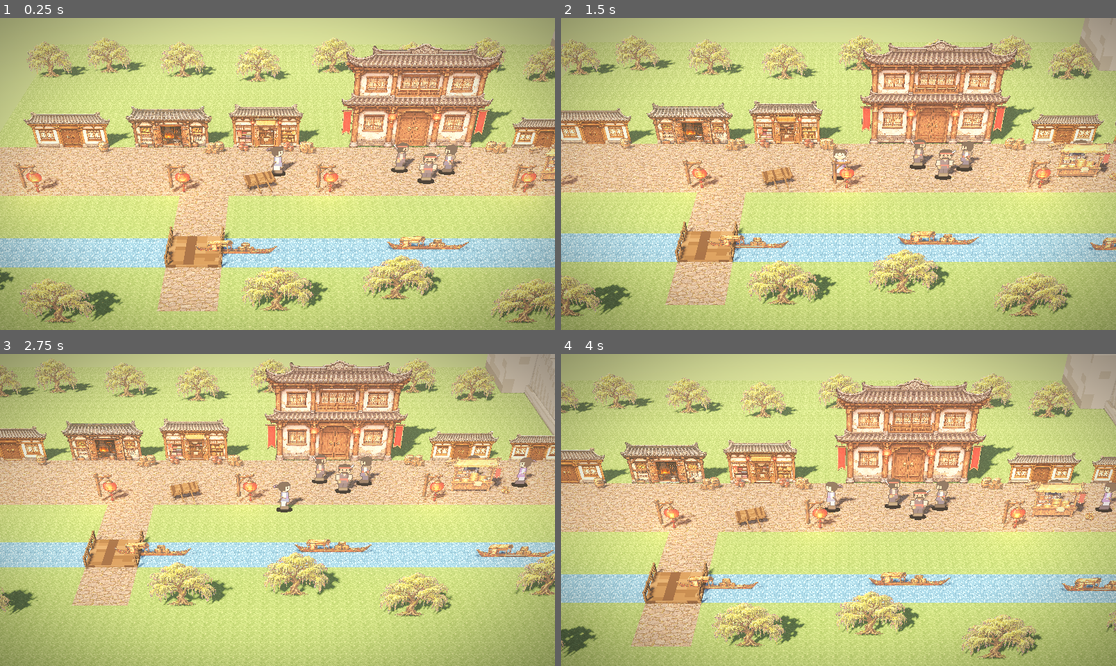
Above: before the commit, frames 1-4 (two rows, left to right).
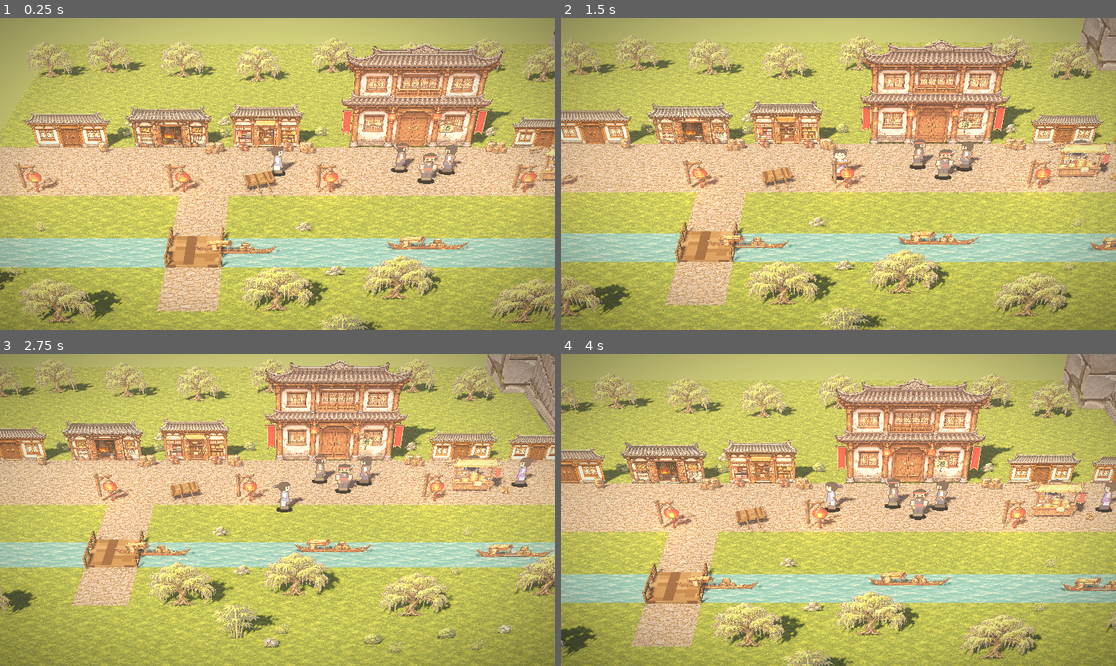
Above: after the commit, the same moments.

Repository: zaz-nlu/Hero-xiaoyao
Game: Godot game, scene res://ui/game.tscn
Two runs of this game, one before a commit and one after it. Both use one fixed random seed, a clock stepped at 60 frames per second and the inputs below.
Inputs (mouse positions are in pixels of both pictures, inside the frame that each line leads up to):
- Up to frame 1 (0.25 s): no input
- Up to frame 2 (1.5 s): tap Enter (ui_accept) at 0.5, 0.77 s; move the mouse to (960, 158) at 0.52 s; hold D (move_right) 0.53-1.28 s; tap E (interact) at 0.6 s; click (960, 158) at 0.67 s; move the mouse to (727, 189) at 1.27 s; hold S (move_down) from 1.28 s (still down); tap 1 at 1.35 s
- Up to frame 3 (2.75 s): tap Enter (ui_accept) at 1.52 s; move the mouse to (333, 441) at 2.02 s; release S (move_down) at 2.03 s; hold D (move_right) from 2.03 s (still down); tap 2 at 2.1 s
- Up to frame 4 (4 s): move the mouse to (810, 572) at 2.77 s; release D (move_right) at 2.78 s; hold W (move_up) 2.78-3.53 s; tap 3 at 2.85 s; click (810, 572) at 2.92 s; tap Enter (ui_accept) at 3.02, 3.77 s; move the mouse to (1005, 556) at 3.52 s; hold A (move_left) from 3.53 s (still down); tap 4 at 3.6 s

The runs differ from the first frame. In frame 1, 52% of the frame differs, in the area x 0-100%, y 0-100%; in frame 2, 52%; in frame 3, 56%; in frame 4, 53%.

Commit message:
feat: second AI art batch in town (grass, water, stone, tavern sign, bushes/bamboo/rocks, mountain backdrop)
Co-Authored-By: Claude Sonnet 5.5 <noreply@anthropic.com>

Diff:
--- a/godot/data/town.json
+++ b/godot/data/town.json
@@ -62,7 +62,35 @@
     {"kind": "stone_lantern", "x": 30.6, "z": -1.6},
     {"kind": "boat", "x": -9.0, "z": 10.6},
     {"kind": "boat", "x": 5.0, "z": 10.2},
-    {"kind": "boat", "x": 19.0, "z": 10.8}
+    {"kind": "boat", "x": 19.0, "z": 10.8},
+    {"kind": "shrub", "x": -20.2, "z": -4.8},
+    {"kind": "rocks", "x": -19.8, "z": -6.4},
+    {"kind": "shrub", "x": -11.0, "z": -4.6},
+    {"kind": "rocks", "x": -11.0, "z": -6.6},
+    {"kind": "shrub", "x": -2.0, "z": -4.8},
+    {"kind": "rocks", "x": 13.6, "z": -4.8},
+    {"kind": "grass_tuft", "x": -24.0, "z": 8.2},
+    {"kind": "rocks", "x": -4.0, "z": 8.2},
+    {"kind": "grass_tuft", "x": 16.0, "z": 8.2},
+    {"kind": "grass_tuft", "x": -24.5, "z": 12.8},
+    {"kind": "rocks", "x": -2.0, "z": 12.8},
+    {"kind": "grass_tuft", "x": 14.0, "z": 12.8},
+    {"kind": "shrub", "x": -29.0, "z": 18.8},
+    {"kind": "peony", "x": -27.6, "z": 19.4},
+    {"kind": "grass_tuft", "x": -28.4, "z": 17.7},
+    {"kind": "chrysanthemum", "x": -22.6, "z": 19.0},
+    {"kind": "grass_tuft", "x": -20.9, "z": 20.0},
+    {"kind": "shrub", "x": -21.4, "z": 18.3},
+    {"kind": "bamboo", "x": -2.0, "z": 19.0},
+    {"kind": "peony", "x": 0.2, "z": 19.8},
+    {"kind": "grass_tuft", "x": 1.0, "z": 18.6},
+    {"kind": "shrub", "x": 12.0, "z": 19.0},
+    {"kind": "grass_tuft", "x": 13.8, "z": 20.0},
+    {"kind": "chrysanthemum", "x": 16.0, "z": 18.6},
+    {"kind": "rocks", "x": 22.0, "z": 16.4},
+    {"kind": "shrub", "x": 24.0, "z": 17.8},
+    {"kind": "shrub", "x": 7.0, "z": 19.5},
+    {"kind": "grass_tuft", "x": 8.4, "z": 20.2}
   ],
   "npcs": [
     {"id": "bun_vendor", "sprite": "vendor", "name": "包子摊老板", "x": 18.0, "z": 0.6, "facing": "down"},
--- a/godot/tests/test_ai_assets.gd
+++ b/godot/tests/test_ai_assets.gd
@@ -1,6 +1,12 @@
 extends "res://tests/test_case.gd"
 
 const AiAssets = preload("res://world/ai_assets.gd")
+const TownData = preload("res://world/town_data.gd")
+
+const TOWN_PATH := "res://data/town.json"
+const DECOR_KINDS: Array[String] = [
+	"shrub", "grass_tuft", "peony", "chrysanthemum", "bamboo", "rocks"
+]
 
 const ASSET_FILES: Array[String] = [
 	"facade_tavern.png",
@@ -18,10 +24,21 @@
 	"prop_stall.png",
 	"prop_willow.png",
 	"prop_boat.png",
+	"prop_tavern_sign.png",
+	"prop_shrub.png",
+	"prop_grass.png",
+	"prop_peony.png",
+	"prop_chrysanthemum.png",
+	"prop_bamboo.png",
+	"prop_rocks.png",
 	"tex_cobblestone.png",
 	"tex_gray_roof_tiles.png",
 	"tex_aged_plaster.png",
 	"tex_dark_wood.png",
+	"tex_grass.png",
+	"tex_water.png",
+	"tex_stone_wall.png",
+	"bg_mountains.png",
 ]
 
 
@@ -127,3 +144,70 @@
 		)
 		assert_near(boat.position.y, -0.15, 0.001, "boat bottom sits just below the water")
 	town.free()
+
+
+func test_town_builds_tavern_sign_and_mountain_backdrop() -> void:
+	var town = load("res://world/town.gd").new()
+	town.build()
+	var signs: Array = town.find_children("TavernSign", "Sprite3D", true, false)
+	assert_eq(signs.size(), 1, "the tavern sign is created")
+	if not signs.is_empty():
+		var sign := signs[0] as Sprite3D
+		if sign != null:
+			assert_near(sign.position.x, 8.7, 0.001, "tavern sign hangs right of the door")
+			assert_near(sign.position.y, 1.5, 0.001, "tavern sign bottom edge height")
+			assert_near(sign.position.z, -2.5, 0.001, "tavern sign sits in front of the facade")
+	var backdrops: Array = town.find_children("MountainBackdrop", "MeshInstance3D", true, false)
+	assert_eq(backdrops.size(), 1, "the AI mountain backdrop is used")
+	if not backdrops.is_empty():
+		var backdrop := backdrops[0] as MeshInstance3D
+		if backdrop != null:
+			var quad := backdrop.mesh as QuadMesh
+			assert_true(quad != null, "mountain backdrop uses a QuadMesh")
+			if quad != null:
+				assert_near(quad.size.x, 320.0, 0.001, "mountain backdrop width")
+				assert_near(quad.size.y, 80.0, 0.001, "mountain backdrop height")
+			assert_true(
+				backdrop.position.is_equal_approx(Vector3(12.0, 32.0, -90.0)),
+				"mountain backdrop sits far behind the town"
+			)
+	town.free()
+
+
+func test_decor_props_avoid_river_bridge_and_landmarks() -> void:
+	var loaded: Dictionary = TownData.load_town(TOWN_PATH)
+	var town_data: Dictionary = loaded["data"]
+	var props: Array = town_data.get("props", [])
+	var decor: Array = []
+	var landmarks: Array = []
+	for prop_value in props:
+		var prop: Dictionary = prop_value
+		var kind := str(prop.get("kind", ""))
+		if DECOR_KINDS.has(kind):
+			decor.append(prop)
+		elif kind == "tree" or kind == "boat":
+			landmarks.append(prop)
+	assert_true(decor.size() >= 25, "at least 25 decor props (%d)" % decor.size())
+	for prop_value in decor:
+		var prop: Dictionary = prop_value
+		var x := float(prop["x"])
+		var z := float(prop["z"])
+		assert_true(
+			z < 9.0 or z > 12.0,
+			"decor at (%.1f, %.1f) stays off the river" % [x, z]
+		)
+		assert_true(
+			x < -14.0 or x > -10.0 or z < 4.0 or z > 16.0,
+			"decor at (%.1f, %.1f) stays off the bridge" % [x, z]
+		)
+		for landmark_value in landmarks:
+			var landmark: Dictionary = landmark_value
+			var lx := float(landmark["x"])
+			var lz := float(landmark["z"])
+			var dist := sqrt((x - lx) * (x - lx) + (z - lz) * (z - lz))
+			assert_true(
+				dist >= 1.0,
+				"decor at (%.1f, %.1f) clears %s at (%.1f, %.1f)" % [
+					x, z, str(landmark.get("kind", "")), lx, lz
+				]
+			)
--- a/godot/world/town.gd
+++ b/godot/world/town.gd
@@ -7,6 +7,22 @@
 const SPEAKERS_PATH := "res://data/speakers.json"
 const CAMERA_OFFSET := Vector3(0.0, 32.5, 42.5)
 const DEFEATED_NPC_IDS: Array[String] = ["ma_youwei", "bandit_1", "bandit_2"]
+const DECOR_FILES := {
+	"shrub": "prop_shrub.png",
+	"grass_tuft": "prop_grass.png",
+	"peony": "prop_peony.png",
+	"chrysanthemum": "prop_chrysanthemum.png",
+	"bamboo": "prop_bamboo.png",
+	"rocks": "prop_rocks.png",
+}
+const DECOR_HEIGHTS := {
+	"shrub": 1.1,
+	"grass_tuft": 1.0,
+	"peony": 1.0,
+	"chrysanthemum": 0.9,
+	"bamboo": 3.2,
+	"rocks": 1.0,
+}
 
 const TownData = preload("res://world/town_data.gd")
 const Texgen = preload("res://world/texgen.gd")
@@ -172,6 +188,23 @@
 	return texture
 
 
+# Uses the AI stone-wall texture when available; the passed tiling is in
+# "one tile per world unit" terms, and the AI tile spans 2.5 world units.
+func _make_step_stone_material(tiling: Vector2) -> StandardMaterial3D:
+	var tex: ImageTexture = AiAssets.load_texture("tex_stone_wall.png")
+	if tex != null:
+		return Texgen.make_material(tex, tiling / 2.5)
+	return Texgen.make_material(_get_tex("step_stone"), tiling)
+
+
+# Same idea for street/step tops, with the AI cobblestone tile spanning 3 units.
+func _make_street_material(tiling: Vector2) -> StandardMaterial3D:
+	var tex: ImageTexture = AiAssets.load_texture("tex_cobblestone.png")
+	if tex != null:
+		return Texgen.make_material(tex, tiling / 3.0)
+	return Texgen.make_material(_get_tex("stone_street"), tiling)
+
+
 func _add_mesh(
 	parent: Node3D, mesh: Mesh, mat: Material, pos: Vector3, node_name: String = ""
 ) -> MeshInstance3D:
@@ -263,7 +296,7 @@
 	fill_mesh.size = Vector2(600.0, 600.0)
 	fill.mesh = fill_mesh
 	var fill_mat := StandardMaterial3D.new()
-	fill_mat.albedo_color = Color("#6f8a4a")
+	fill_mat.albedo_color = Color("#65722c")
 	fill_mat.roughness = 1.0
 	fill.material_override = fill_mat
 	fill.position = Vector3(12.0, -0.05, 0.0)
@@ -303,11 +336,19 @@
 					tex = _get_tex("stone_street")
 			"water":
 				y = 0.02
-				tex = _get_tex("water")
+				tex = AiAssets.load_texture("tex_water.png")
+				if tex != null:
+					uv_scale = Vector2(width / 6.0, depth / 6.0)
+				else:
+					tex = _get_tex("water")
 				node_name = "WaterSurface"
 			_:
 				y = 0.0
-				tex = _get_tex("grass")
+				tex = AiAssets.load_texture("tex_grass.png")
+				if tex != null:
+					uv_scale = Vector2(width / 4.0, depth / 4.0)
+				else:
+					tex = _get_tex("grass")
 		var plane := PlaneMesh.new()
 		plane.size = Vector2(width, depth)
 		var mat: StandardMaterial3D = Texgen.make_material(tex, uv_scale)
@@ -410,9 +451,7 @@
 	var door_h := 3.6 if kind == "tavern" else 3.2
 
 	# stone base
-	var base_mat: StandardMaterial3D = Texgen.make_material(
-		_get_tex("step_stone"), Vector2(width, depth)
-	)
+	var base_mat: StandardMaterial3D = _make_step_stone_material(Vector2(width, depth))
 	_add_box(
 		parent,
 		Vector3(width + 0.2, base_y, depth + 0.2),
@@ -529,9 +568,7 @@
 		_build_balcony(parent, door_x, z_front)
 
 	if kind == "smith":
-		var chimney_mat: StandardMaterial3D = Texgen.make_material(
-			_get_tex("step_stone"), Vector2(0.8, 2.0)
-		)
+		var chimney_mat: StandardMaterial3D = _make_step_stone_material(Vector2(0.8, 2.0))
 		_add_box(
 			parent,
 			Vector3(0.8, 2.0, 0.8),
@@ -557,6 +594,15 @@
 	parent.add_child(facade)
 	if kind == "tavern":
 		_tavern_facade = true
+		var door_x := float(building.get("door_x", (x0 + x1) * 0.5))
+		var sign := AiAssets.make_sprite(
+			"prop_tavern_sign.png",
+			1.9,
+			Vector3(door_x + 2.7, 1.5, z_front + 0.5),
+			"TavernSign"
+		)
+		if sign != null:
+			parent.add_child(sign)
 	return true
 
 
@@ -746,6 +792,22 @@
 				_build_stone_lantern(root, x, z, i)
 			"boat":
 				_build_boat(root, x, z, i)
+			"shrub", "grass_tuft", "peony", "chrysanthemum", "bamboo", "rocks":
+				_build_decor(root, kind, x, z, i)
+
+
+func _build_decor(parent: Node3D, kind: String, x: float, z: float, index: int) -> void:
+	var file := str(DECOR_FILES.get(kind, ""))
+	if file == "":
+		return
+	var sprite := AiAssets.make_sprite(
+		file,
+		float(DECOR_HEIGHTS.get(kind, 1.0)),
+		Vector3(x, 0.0, z),
+		"Decor_%s_%d" % [kind, index]
+	)
+	if sprite != null:
+		parent.add_child(sprite)
 
 
 func _build_barrel(parent: Node3D, x: float, z: float) -> void:
@@ -998,9 +1060,7 @@
 		var z_start := float(stairs.get("z_start", 0.0))
 		var z_end := float(stairs.get("z_end", 0.0))
 		var steps: int = int(ceil(absf(z_start - z_end)))
-		var step_mat: StandardMaterial3D = Texgen.make_material(
-			_get_tex("step_stone"), Vector2(1.0, 1.0)
-		)
+		var step_mat: StandardMaterial3D = _make_step_stone_material(Vector2(1.0, 1.0))
 		for i in range(steps):
 			var height := 0.5 * float(i + 1)
 			var z_center := z_start - float(i) - 0.5
@@ -1010,9 +1070,7 @@
 				step_mat,
 				Vector3((x0 + x1) * 0.5, height * 0.5, z_center)
 			)
-		var wall_mat: StandardMaterial3D = Texgen.make_material(
-			_get_tex("step_stone"), Vector2(1.0, 1.0)
-		)
+		var wall_mat: StandardMaterial3D = _make_step_stone_material(Vector2(1.0, 1.0))
 		var wall_len := absf(z_start - z_end)
 		var wall_z := (z_start + z_end) * 0.5
 		_add_box(root, Vector3(0.3, 1.0, wall_len), wall_mat, Vector3(x0 - 0.25, 0.5, wall_z))
@@ -1030,17 +1088,15 @@
 				var px1 := float(rect[2])
 				var pz1 := float(rect[3])
 				var py := float(platform.get("y", 7.0))
-				var side_mat: StandardMaterial3D = Texgen.make_material(
-					_get_tex("step_stone"), Vector2(1.0, 1.0)
-				)
+				var side_mat: StandardMaterial3D = _make_step_stone_material(Vector2(1.0, 1.0))
 				_add_box(
 					root,
 					Vector3(px1 - px0, py, pz1 - pz0),
 					side_mat,
 					Vector3((px0 + px1) * 0.5, py * 0.5, (pz0 + pz1) * 0.5)
 				)
-				var top_mat: StandardMaterial3D = Texgen.make_material(
-					_get_tex("stone_street"), Vector2(px1 - px0, pz1 - pz0)
+				var top_mat: StandardMaterial3D = _make_street_material(
+					Vector2(px1 - px0, pz1 - pz0)
 				)
 				_add_box(
 					root,
@@ -1084,6 +1140,23 @@
 	var root := Node3D.new()
 	root.name = "Backdrop"
 	add_child(root)
+	var mountain_tex: ImageTexture = AiAssets.load_texture("bg_mountains.png")
+	if mountain_tex != null:
+		var quad := QuadMesh.new()
+		quad.size = Vector2(320.0, 80.0)
+		var mat := StandardMaterial3D.new()
+		mat.albedo_texture = mountain_tex
+		mat.shading_mode = BaseMaterial3D.SHADING_MODE_UNSHADED
+		mat.texture_filter = BaseMaterial3D.TEXTURE_FILTER_LINEAR
+		mat.roughness = 1.0
+		mat.metallic = 0.0
+		mat.metallic_specular = 0.0
+		mat.set("disable_fog", true)
+		var backdrop := _add_mesh(
+			root, quad, mat, Vector3(12.0, 32.0, -90.0), "MountainBackdrop"
+		)
+		backdrop.cast_shadow = GeometryInstance3D.SHADOW_CASTING_SETTING_OFF
+		return
 	var layers: Array[Dictionary] = [
 		{"z": -46.0, "seed": 31, "color": Color("#6f7f9a")},
 		{"z": -60.0, "seed": 32, "color": Color("#8e9bb2")},
--- a/godot/world/town_data.gd
+++ b/godot/world/town_data.gd
@@ -3,7 +3,8 @@
 const BUILDING_KINDS: Array[String] = ["house", "smith", "shop", "tavern"]
 const PROP_KINDS: Array[String] = [
 	"barrel", "crate", "bench", "lamp_post", "banner", "cart", "stall", "tree",
-	"jars", "baskets", "stone_lantern", "boat"
+	"jars", "baskets", "stone_lantern", "boat",
+	"shrub", "grass_tuft", "peony", "chrysanthemum", "bamboo", "rocks"
 ]
 
 
